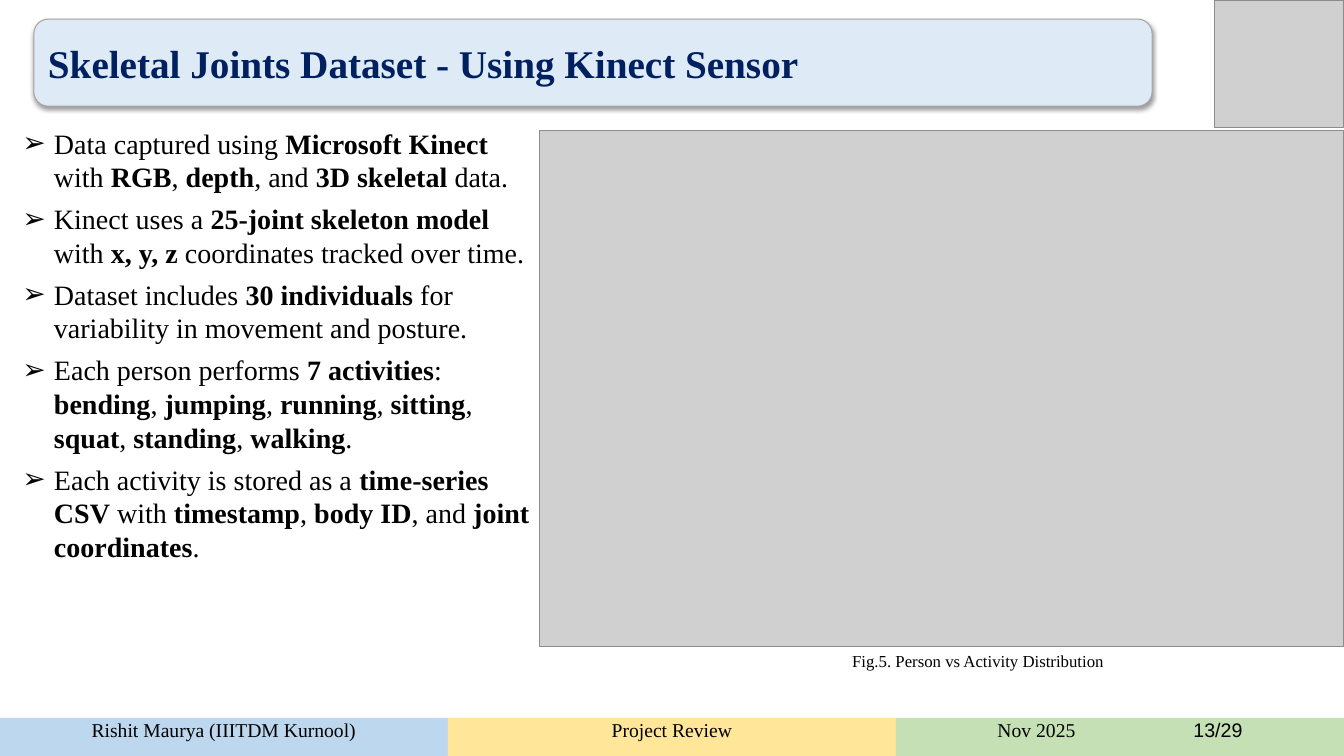
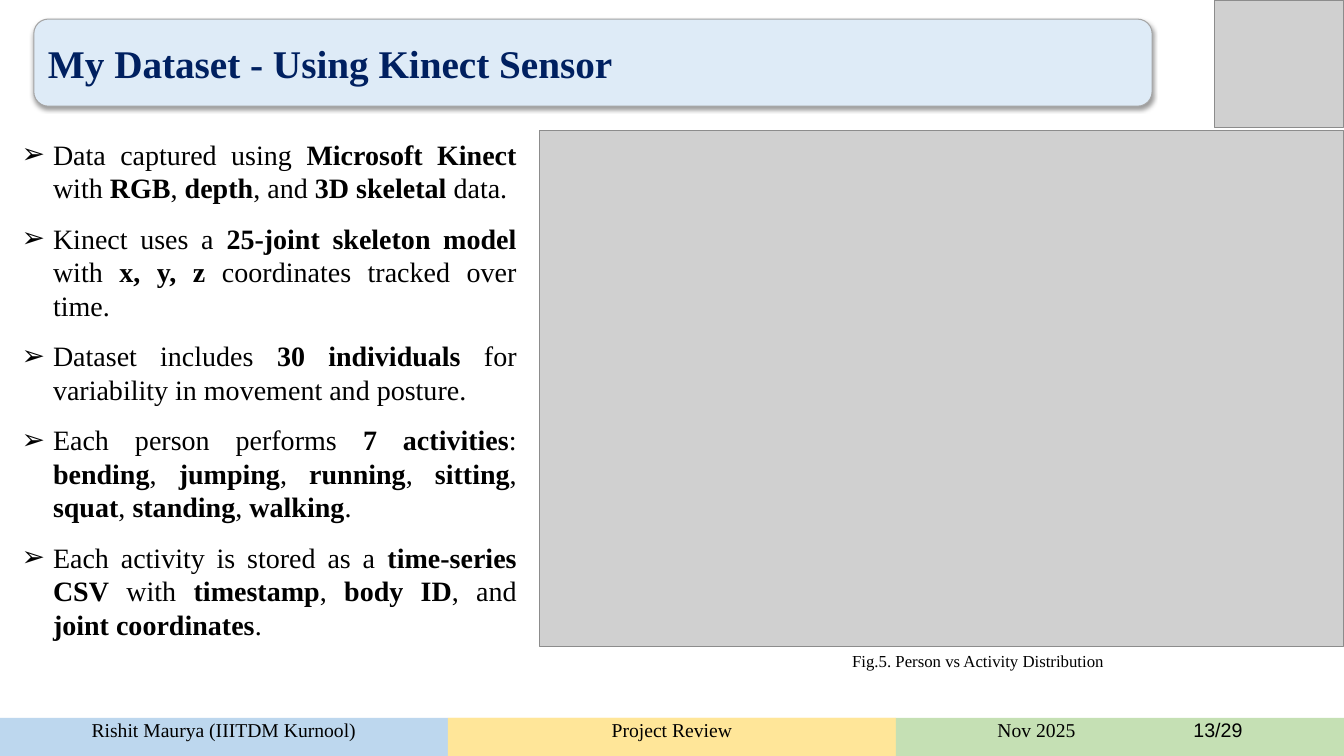
Before and after one commit to rishitmaurya/Human-Activity-Recognition, a slide deck: slide 13 of documents/HAR_rishit.pptx. Drawn at 1344x756 pixels with LibreOffice and Linux fonts; fonts in the diff are those of the drawing; grey boxes stand for pictures. Boxes give left, top, right and bottom in pixels: in the first picture for what was removed or moved away, otherwise in the second. Text is boxed around its words. In the diff, an @@ line names an element or a change of style, - is before the commit and + after.

```diff
--- a/documents/HAR_rishit.pptx
+++ b/documents/HAR_rishit.pptx
@@ text in rounded rectangle at [48, 51, 612, 85]: text changed @@
-Skeletal Joints Dataset - Using Kinect Sensor
+My Dataset - Using Kinect Sensor
@@ text "Data captured using Microsoft Kinect ..." at [53, 145, 517, 641]: alignment left to justified; more space between paragraphs @@
```
Also in this commit, not shown: 8 other slides changed, 9 other files.
